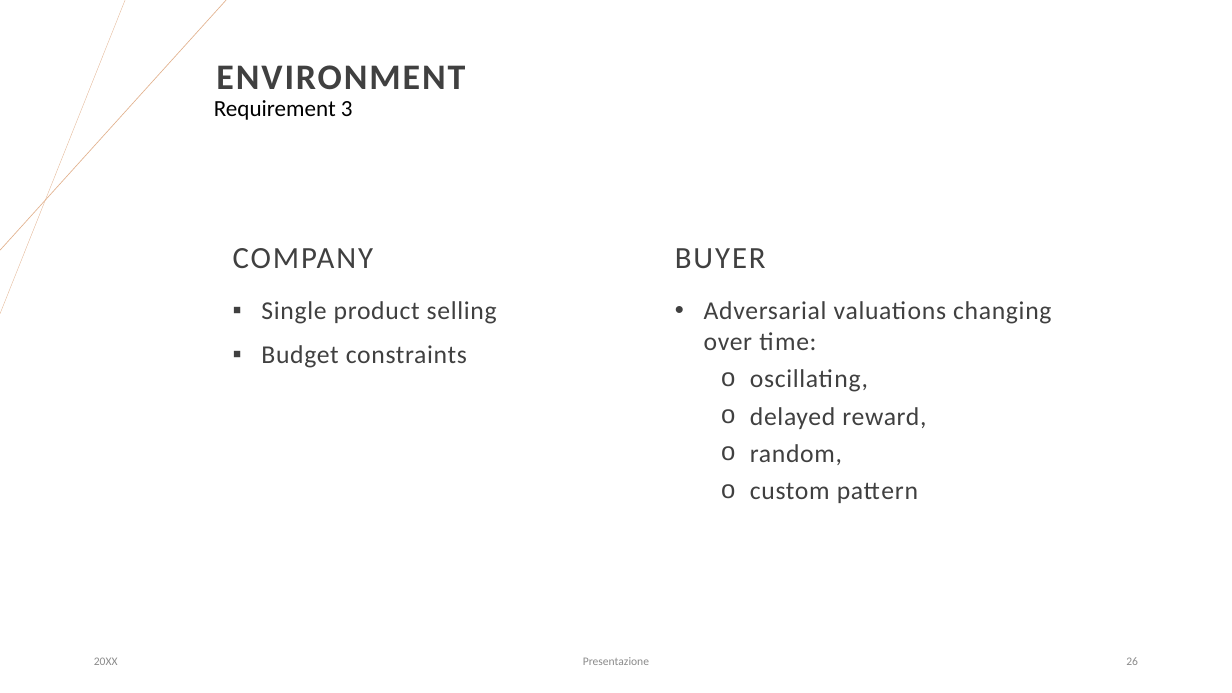
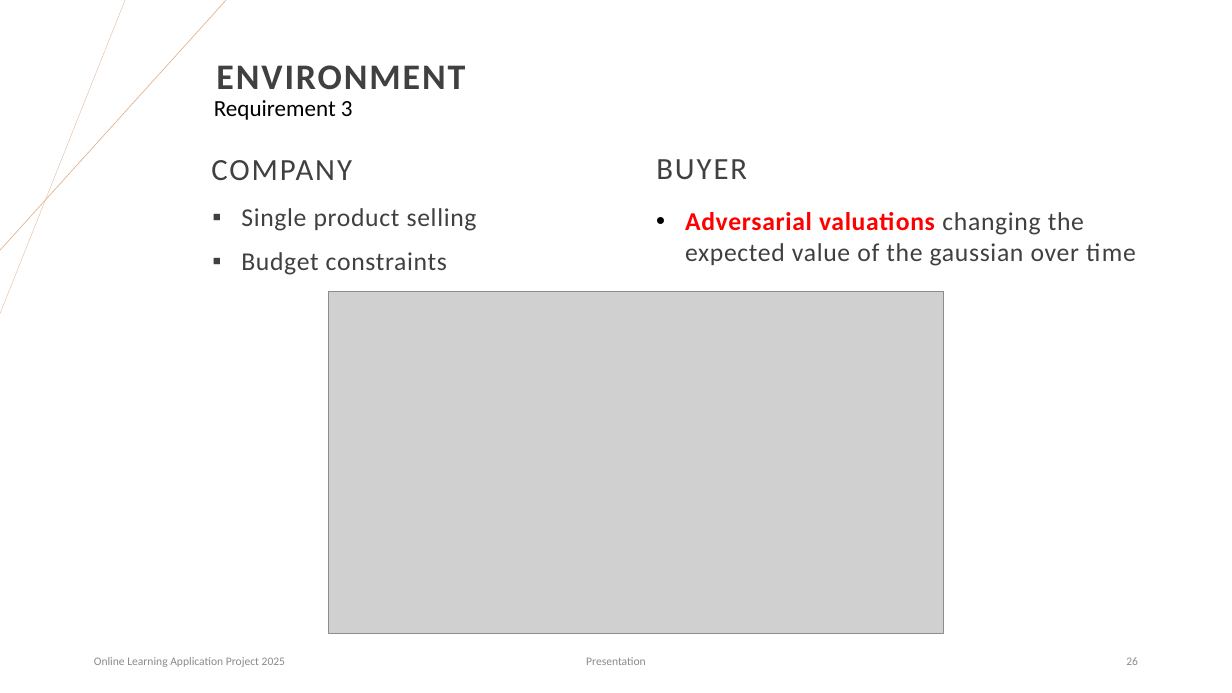
Before and after one commit to matteopasqual02/OLA-2025-project, a slide deck: slide 26 of OLA_Project.pptx. Drawn at 1232x693 pixels with LibreOffice and Linux fonts; fonts in the diff are those of the drawing; grey boxes stand for pictures. Boxes give left, top, right and bottom in pixels: in the first picture for what was removed or moved away, otherwise in the second. Text is boxed around its words. In the diff, an @@ line names an element or a change of style, - is before the commit and + after.

```diff
--- a/OLA_Project.pptx
+++ b/OLA_Project.pptx
@@ text "COMPANY": place and size @@
-text "COMPANY" at (233,248,374,268)
+text "COMPANY" at (211,160,352,180)
@@ text "BUYER": place and size @@
-text "BUYER" at (675,248,766,268)
+text "BUYER" at (656,159,747,180)
@@ text "Single product selling": place and size @@
-text "Single product selling" at (261,301,497,368)
+text "Single product selling" at (241,208,477,275)
@@ text at (685,212,1136,266): text changed @@
-• Adversarial valuations changing over time:
-  o oscillating,
-  o delayed reward,
-  o random,
-  o custom pattern
+• Adversarial valuations changing the expected value of the gaussian over time
@@ picture added at (329,292,944,633) @@
@@ text at (94,657,285,667): text changed @@
-20XX
+Online Learning Application Project 2025
@@ text at (586,657,646,665): text changed @@
-Presentazione
+Presentation
```
Also in this commit, not shown: 35 other slides changed, 2 slides added, 1 other file.
